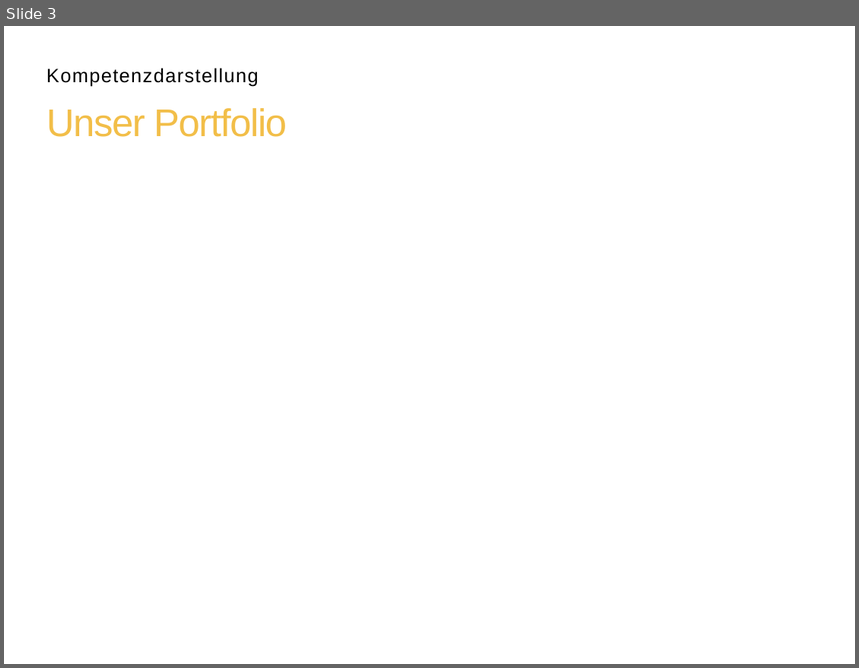
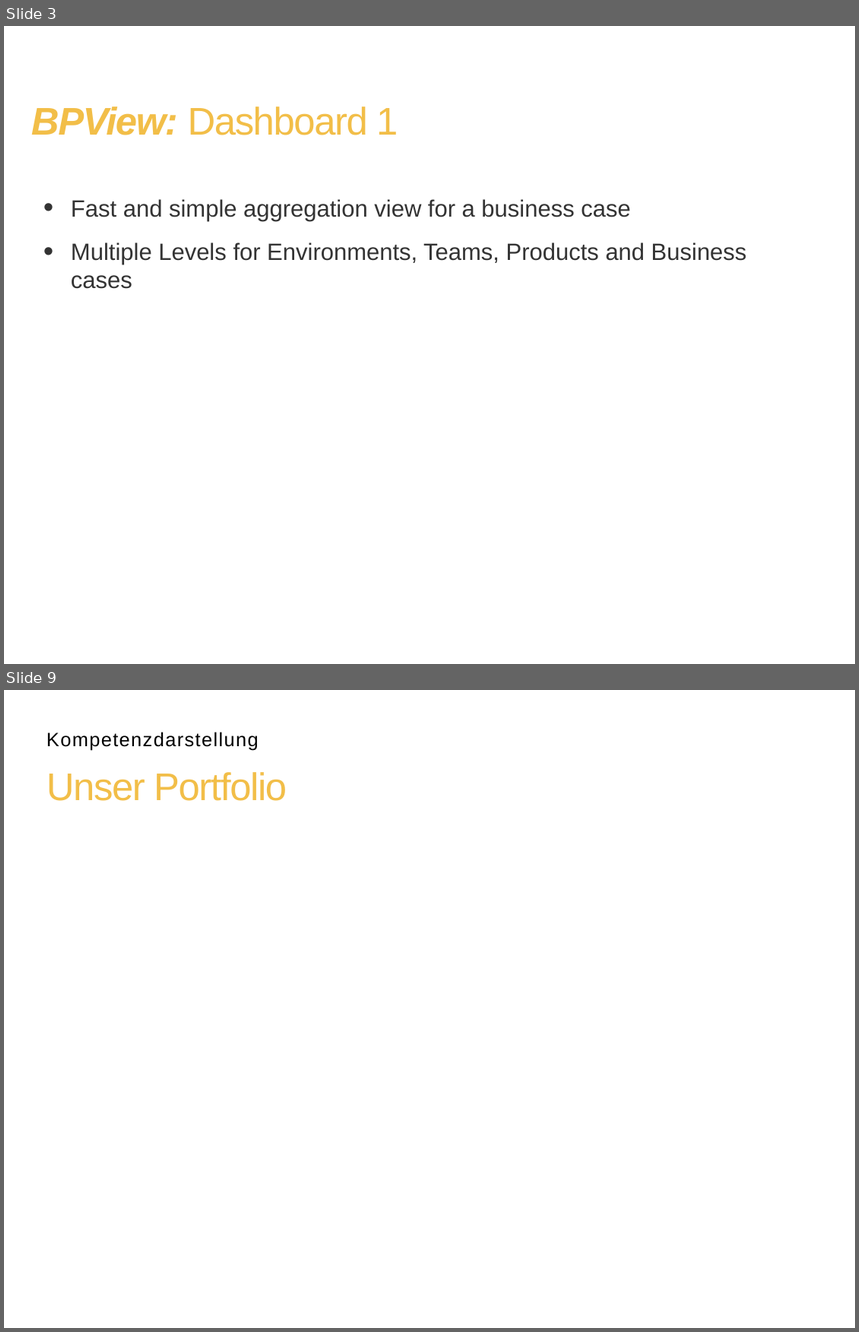
Before and after one commit to BPView/BPView, a slide deck: docs/BPView - The_Project.odp. Shown one above the other, each under a label of ours: slide 3 before the commit, slides 3 and 9 after it; the slides between them are not shown. The pictures are 859x668 and 859x1332 pixels, drawn with LibreOffice and Linux fonts; fonts in the diff are those of the drawing; background and template pictures are left out. Boxes give left, top, right and bottom in pixels: in the first picture for what was removed or moved away, otherwise in the second. Text is boxed around its words. In the diff, an @@ line names an element or a change of style, - is before the commit and + after.

```diff
--- a/docs/BPView - The_Project.odp
+++ b/docs/BPView - The_Project.odp
@@ slide 3 added at (4, 26, 855, 664), background picture (left out) @@
@@ title added at (31, 107, 398, 135), 36 pt, text #F2BE48 @@
+BPView: Dashboard 1
@@ text added at (71, 199, 747, 289), 22 pt, text #333333 @@
+• Fast and simple aggregation view for a business case
+• Multiple Levels for Environments, Teams, Products and Business cases
@@ what was slide 3 is now slide 9 @@
```
Also in this commit, not shown: 2 slides changed, 5 other slides added.
